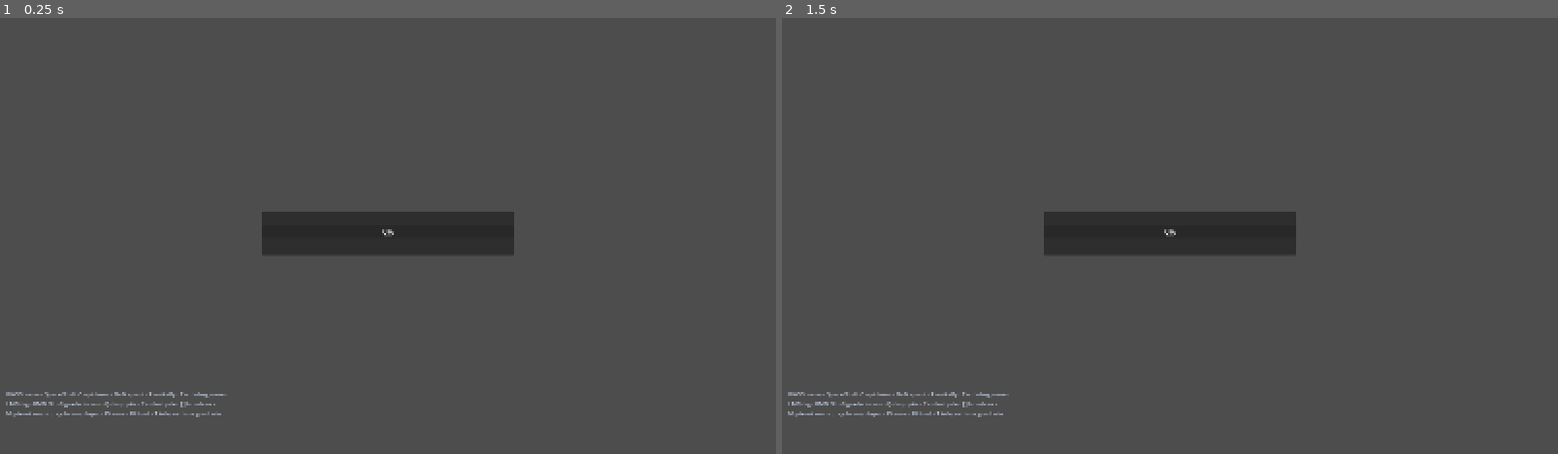
Above: before the commit, frames 1-2 (left to right).
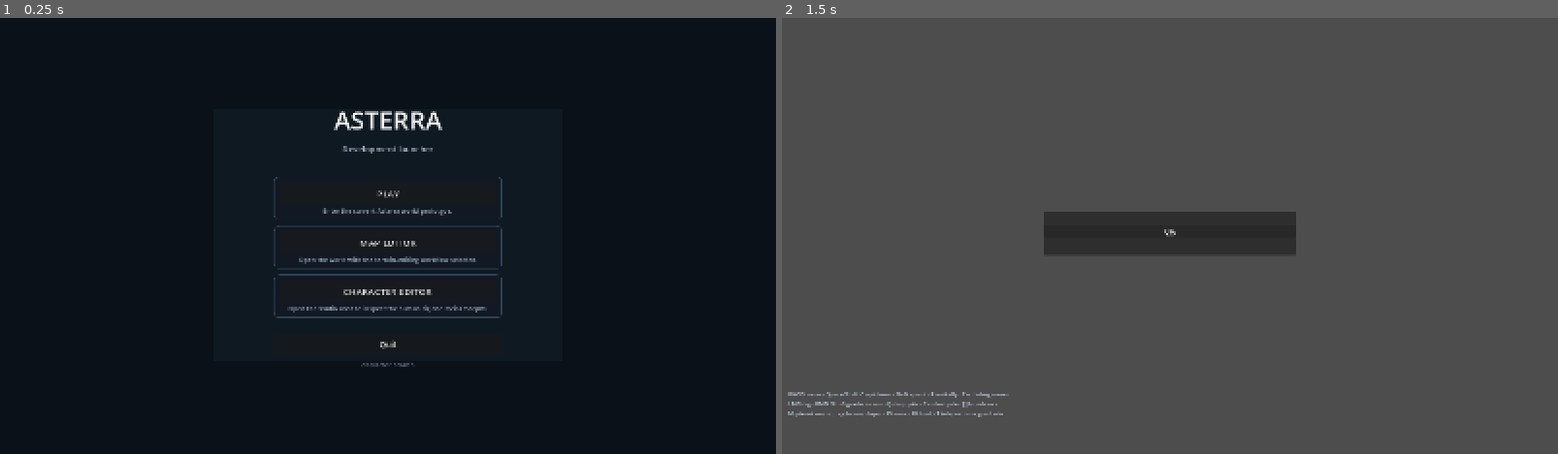
Above: after the commit, the same moments.

Repository: dadou000/asterra
Game: Godot game, scene res://scenes/StartMenu.tscn
Two runs of this game, one before a commit and one after it. Both use one fixed random seed, a clock stepped at 60 frames per second and the inputs below. Before the commit the project starts from res://scenes/Main.tscn.
Inputs (mouse positions are in pixels of both pictures, inside the frame that each line leads up to):
- Up to frame 1 (0.25 s): no input
- Up to frame 2 (1.5 s): click (1170, 192) at 0.5 s, where only the run after the commit has a clickable "PLAY"; tap Enter at 1.25 s; move the mouse to (1340, 214) at 1.27 s; hold D (move_right) from 1.28 s (still down); hold Ctrl (sprint) from 1.28 s (still down); click (1340, 214) at 1.42 s

The runs differ from the first frame. In frame 1, 98% of the frame differs, in the area x 0-100%, y 0-100%; in frame 2, nothing differs.

Commit message:
Launch Asterra through start menu

Diff:
--- a/project.godot
+++ b/project.godot
@@ -4,7 +4,7 @@
 ;
 ; Format:
 ;   [section] ; section goes between []
-;   param=value ; assign values to parameters
+;   param=value
 
 config_version=5
 
@@ -13,7 +13,7 @@
 config/name="Asterra"
 config/description="Systems-first open-world simulation. Phase 1: procedural planet."
 config/version="0.0.3"
-run/main_scene="res://scenes/Main.tscn"
+run/main_scene="res://scenes/StartMenu.tscn"
 config/features=PackedStringArray("4.7", "Forward Plus")
 config/icon="res://icon.svg"
 
